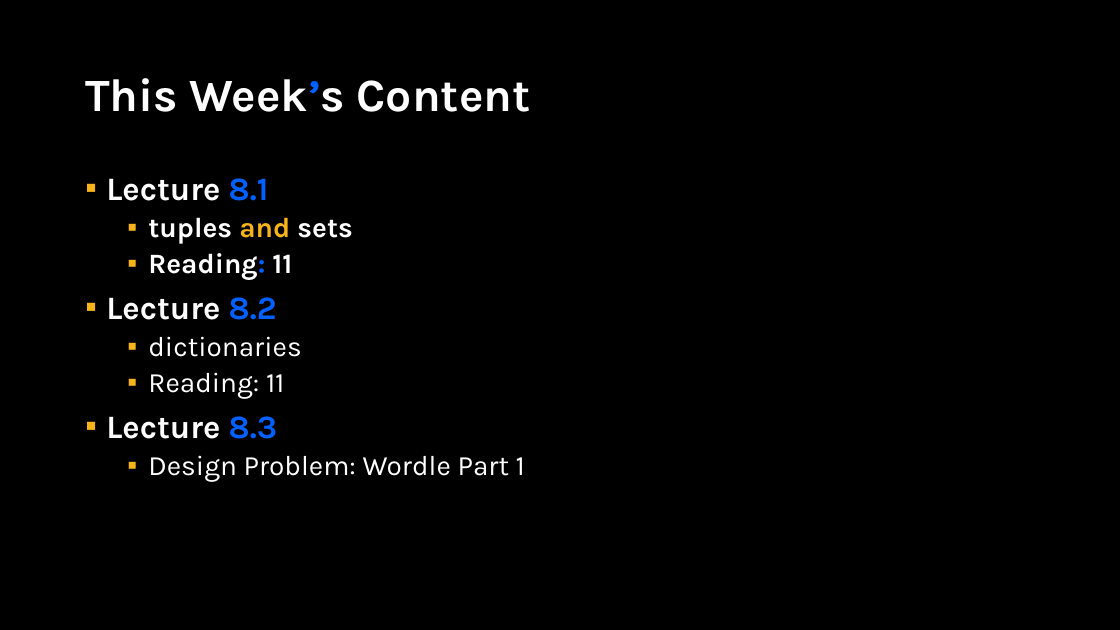
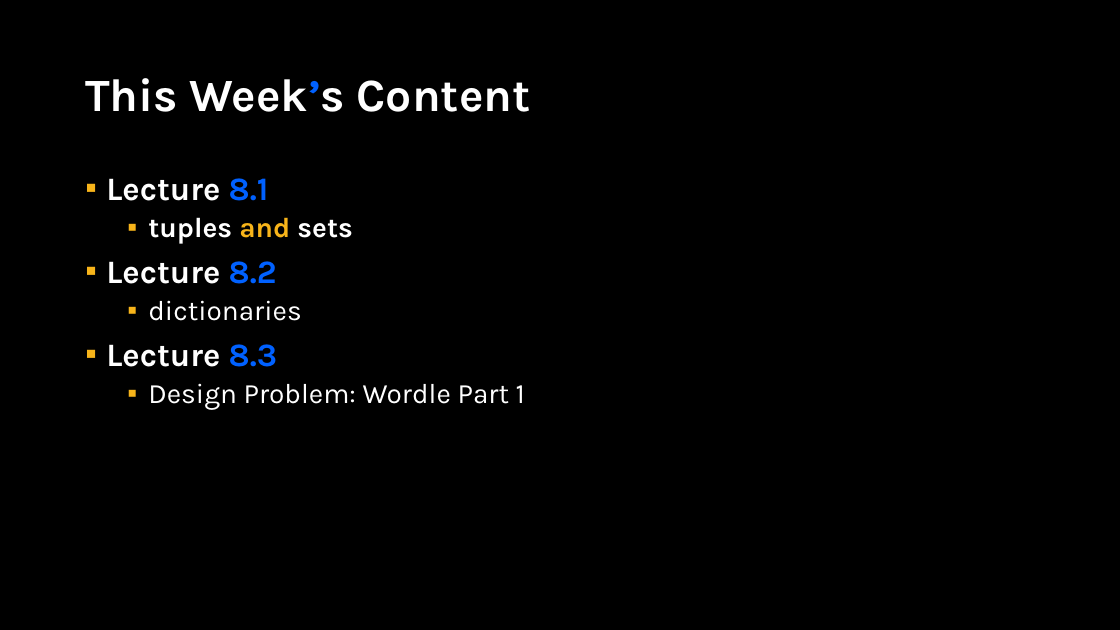
Before and after one commit to APS106/APS106-winter-2025-kinsella-goodfellow, a slide deck: slide 2 of lectures/week8/lecture1/slides/week8_lecture1.pptx. Drawn at 1120x630 pixels with LibreOffice and Linux fonts; fonts in the diff are those of the drawing; background and template pictures are left out. Boxes give left, top, right and bottom in pixels: in the first picture for what was removed or moved away, otherwise in the second. Text is boxed around its words. In the diff, an @@ line names an element or a change of style, - is before the commit and + after.

Commit message:
week8_lecture1

```diff
--- a/lectures/week8/lecture1/slides/week8_lecture1.pptx
+++ b/lectures/week8/lecture1/slides/week8_lecture1.pptx
@@ text at (148, 253, 292, 279): paragraph removed @@
-  ▪ Reading: 11
@@ text at (148, 372, 284, 398): paragraph removed @@
-  ▪ Reading: 11
```
Also in this commit, not shown: 2 other slides changed, 3 other files.
